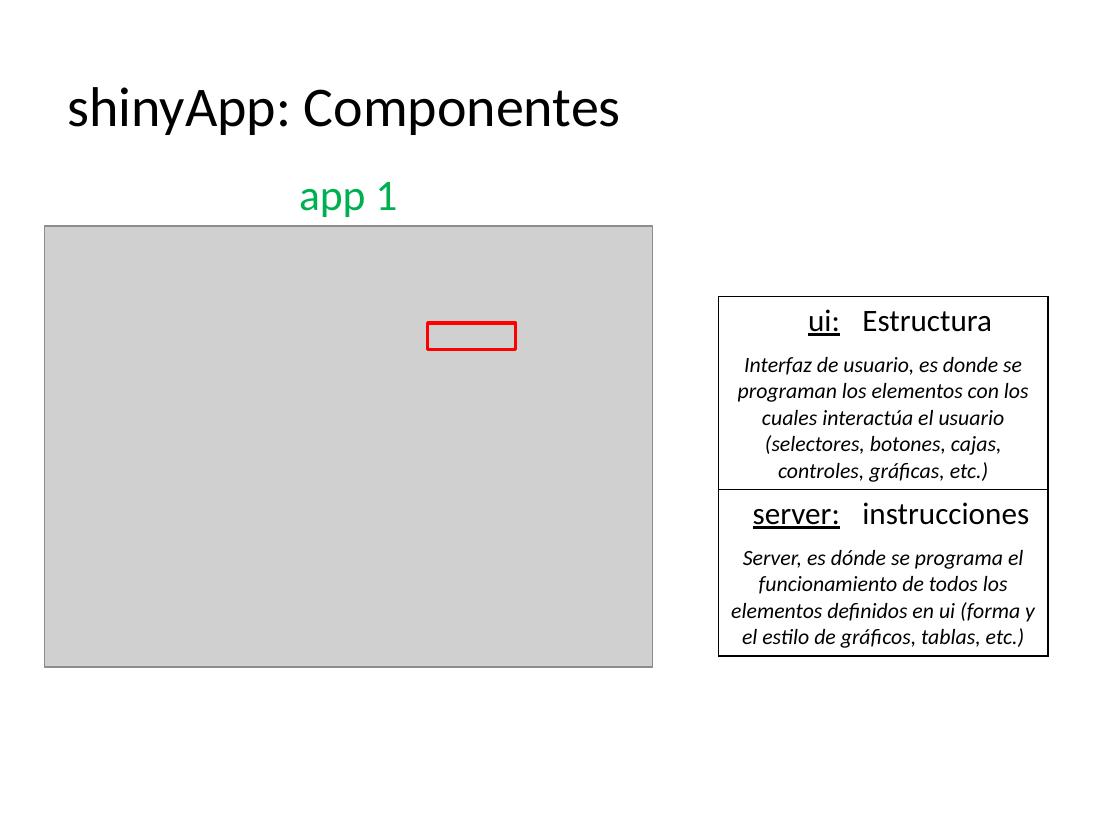
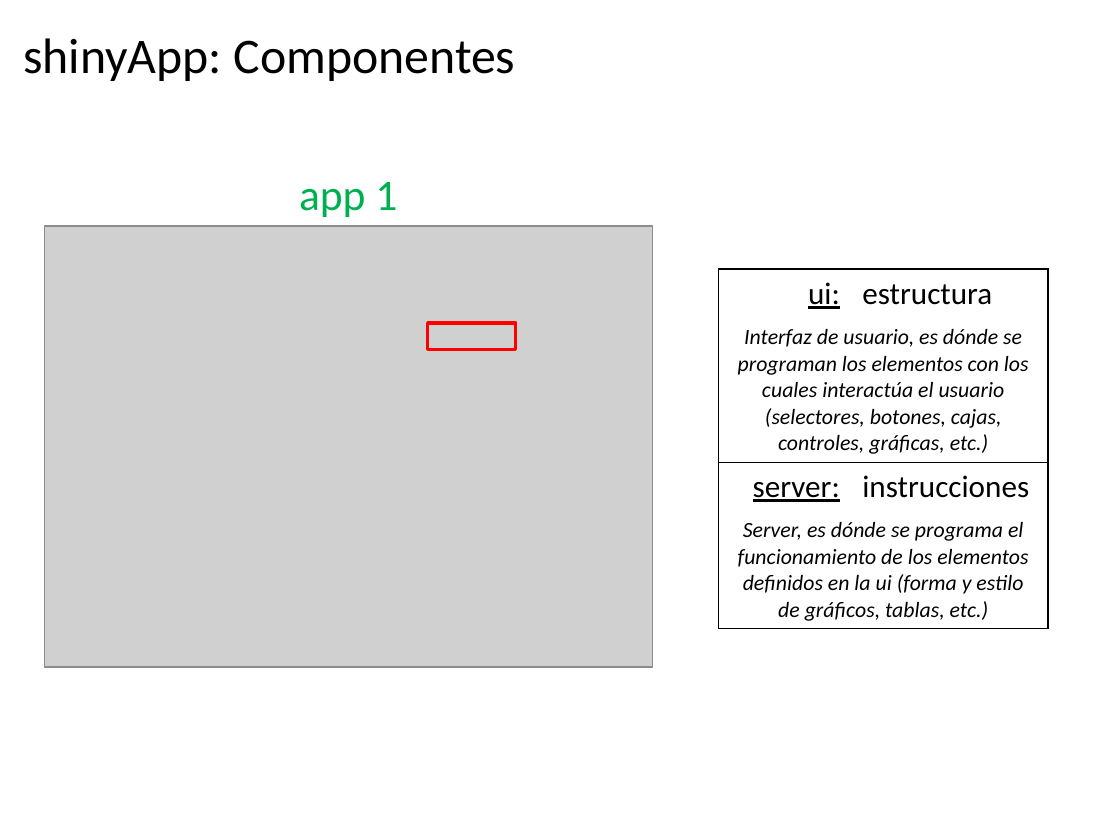
Before and after one commit to vburguete/taller_shiny, a slide deck: slide 3 of documentation/Shiny.pptx. Drawn at 1120x840 pixels with LibreOffice and Linux fonts; fonts in the diff are those of the drawing; grey boxes stand for pictures. Boxes give left, top, right and bottom in pixels: in the first picture for what was removed or moved away, otherwise in the second. Text is boxed around its words. In the diff, an @@ line names an element or a change of style, - is before the commit and + after.

```diff
--- a/documentation/Shiny.pptx
+++ b/documentation/Shiny.pptx
@@ title "shinyApp: Componentes": place and size @@
-title "shinyApp: Componentes" at (67, 87, 621, 135)
+title "shinyApp: Componentes" at (23, 38, 515, 81)
@@ title "shinyApp: Componentes" at (23, 38, 515, 81): size 36 to 32 pt @@
@@ table at (719, 269, 1048, 625) @@
-row 1, column 2: Estructura
+row 1, column 2: estructura
-row 2, column 1: Interfaz de usuario, es donde se programan los elementos con los cuales interactúa el usuario (selectores, botones, cajas, controles, gráficas, etc.)
+row 2, column 1: Interfaz de usuario, es dónde se programan los elementos con los cuales interactúa el usuario (selectores, botones, cajas, controles, gráficas, etc.)
-row 4, column 1: Server, es dónde se programa el funcionamiento de todos los elementos definidos en ui (forma y el estilo de gráficos, tablas, etc.)
+row 4, column 1: Server, es dónde se programa el funcionamiento de los elementos definidos en la ui (forma y estilo de gráficos, tablas, etc.)
@@ table: place and size @@
-table at (719, 297, 1048, 652)
+table at (719, 269, 1048, 625)
```
Also in this commit, not shown: 9 other slides changed, 5 slides added, 1 slide removed.
